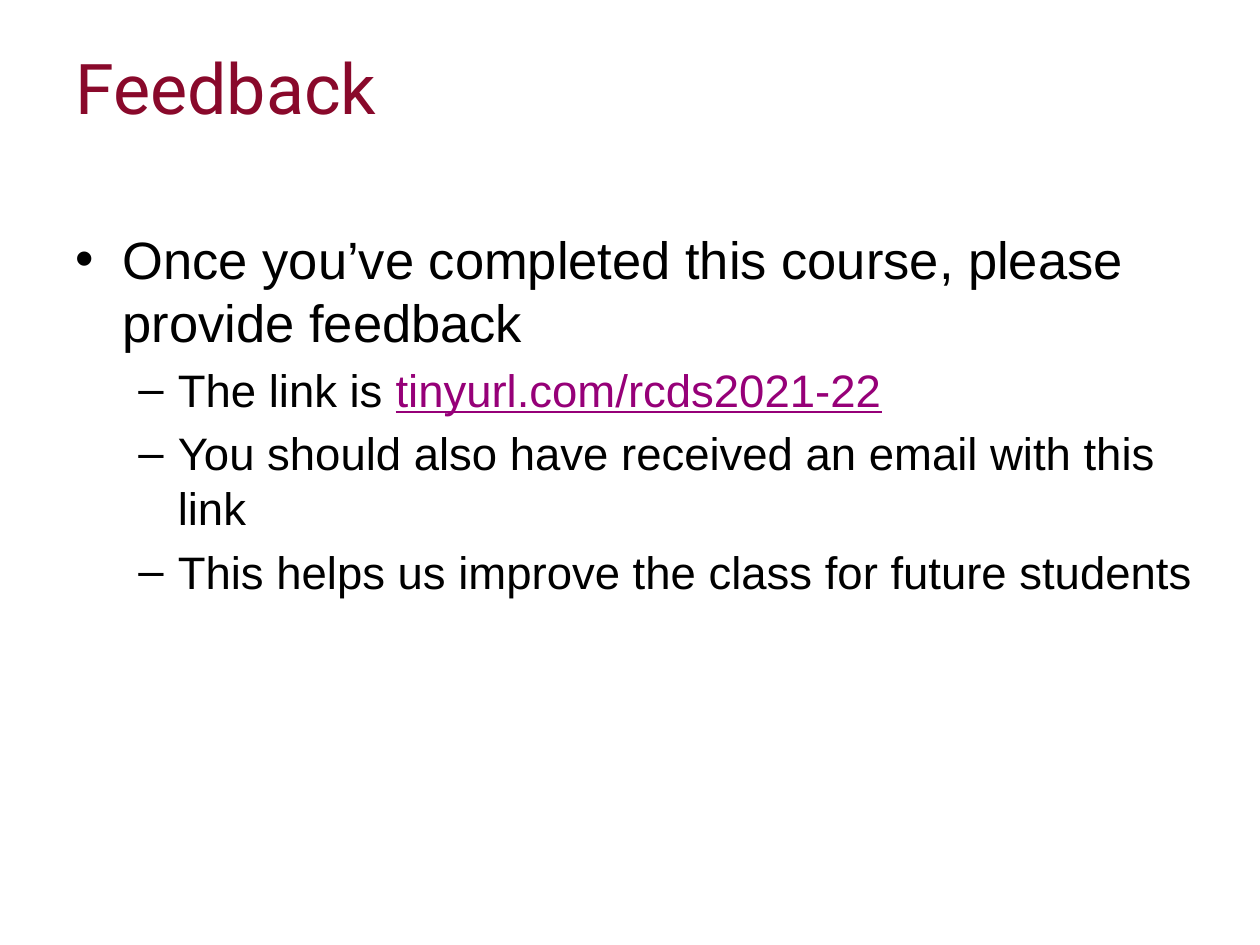
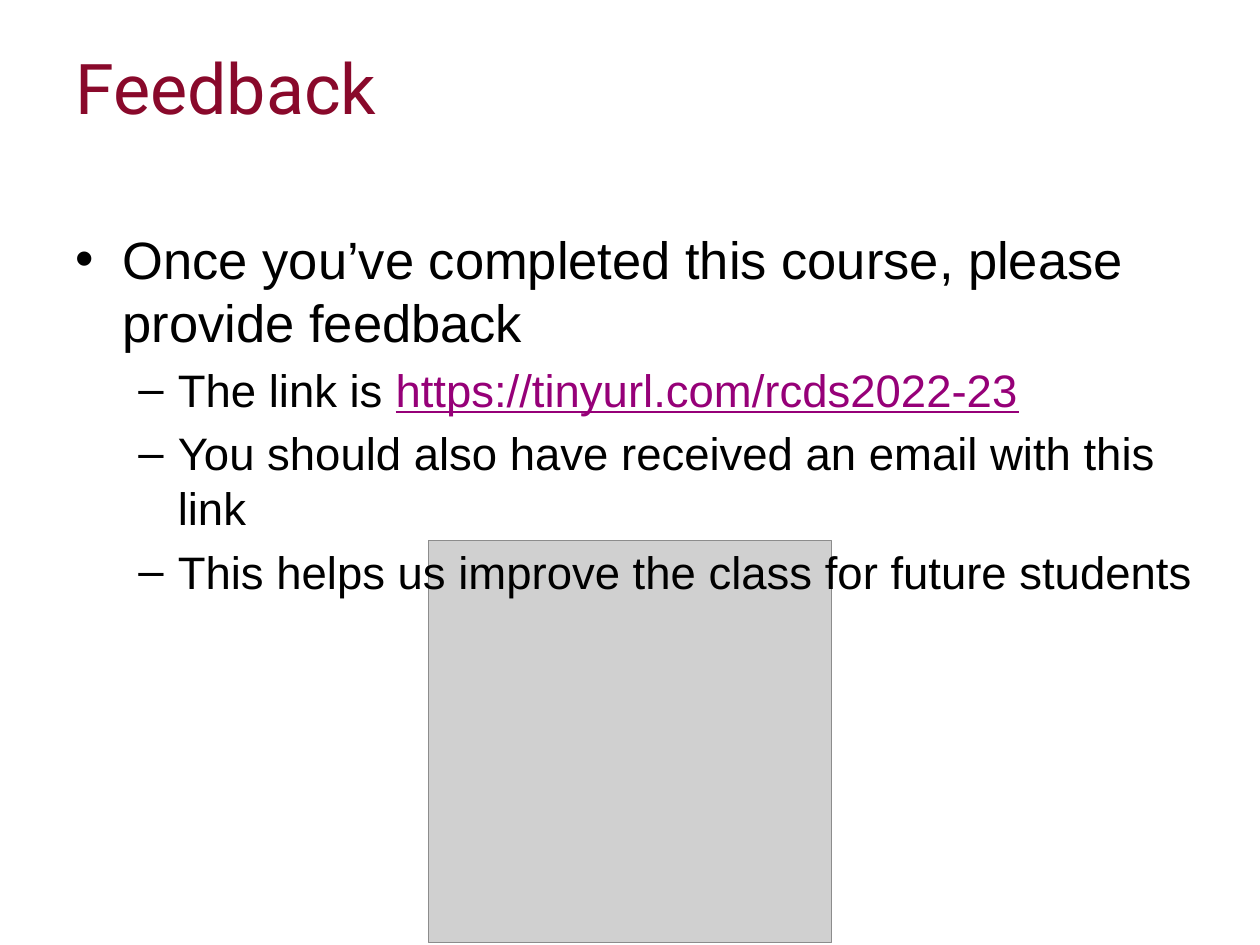
Before and after one commit to ImperialCollegeLondon/RCDS-writing-theses-in-latex, a slide deck: slide 41 of Writing Theses in Latex Slides.pptx (slide 42 before the commit). Drawn at 1260x945 pixels with LibreOffice and Linux fonts; fonts in the diff are those of the drawing; grey boxes stand for pictures; background and template pictures are left out. Boxes give left, top, right and bottom in pixels: in the first picture for what was removed or moved away, otherwise in the second. Text is boxed around its words. In the diff, an @@ line names an element or a change of style, - is before the commit and + after.

Commit message:
Updated feedback info

```diff
--- a/Writing Theses in Latex Slides.pptx
+++ b/Writing Theses in Latex Slides.pptx
@@ text at (x1=178, y1=374, x2=1018, y2=416): text changed @@
-  – The link is tinyurl.com/rcds2021-22
+  – The link is https://tinyurl.com/rcds2022-23
@@ picture added at (x1=428, y1=541, x2=830, y2=942) @@
```
Also in this commit, not shown: 1 slide removed.
